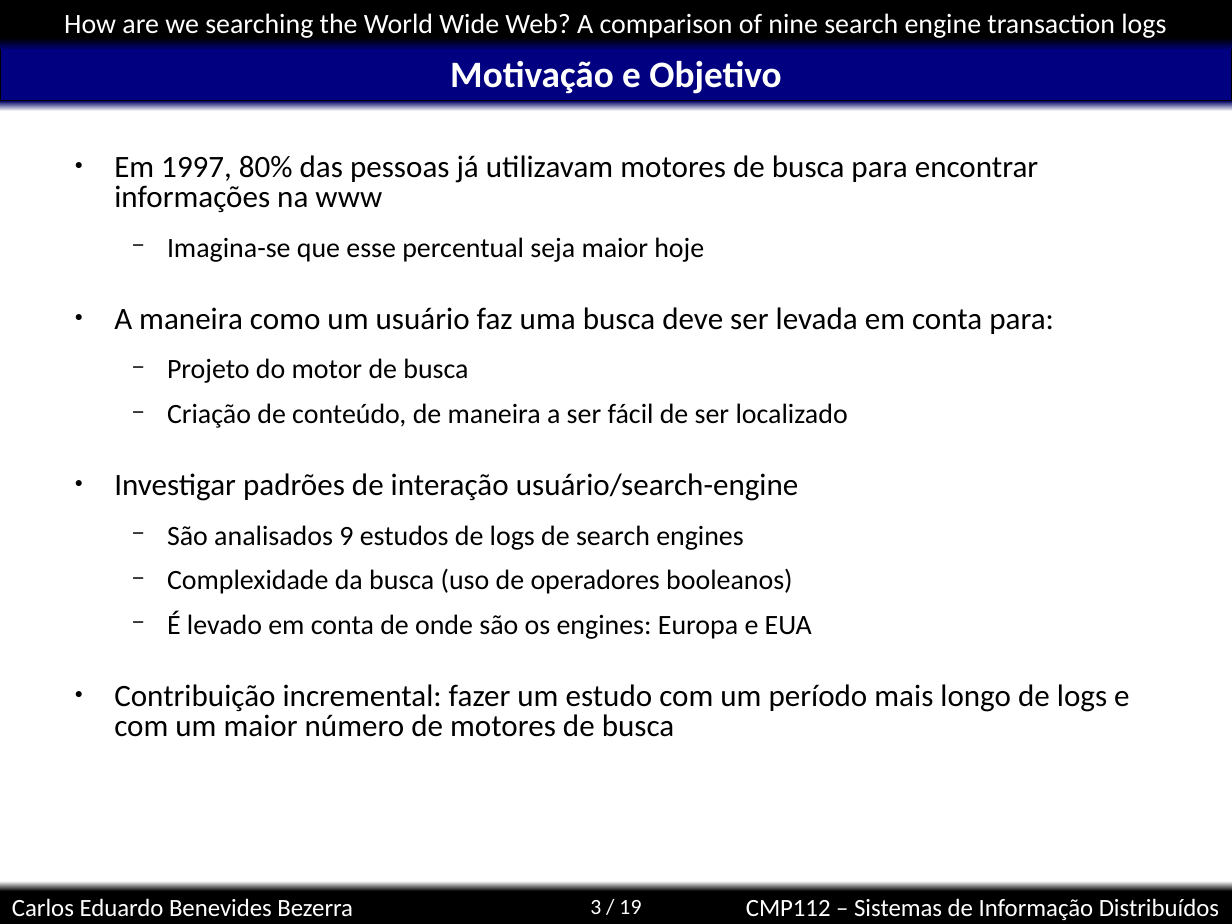
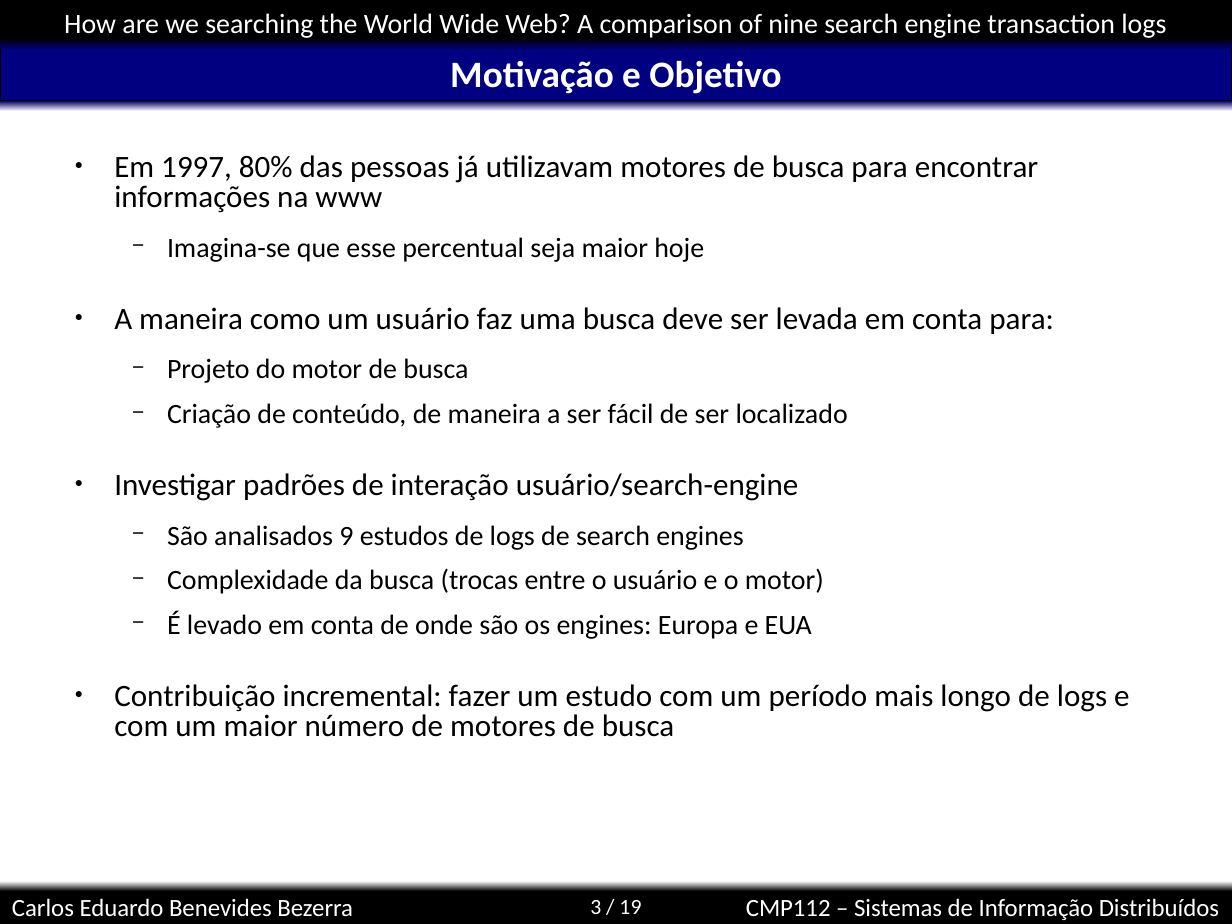
Before and after one commit to kdubezerra/kdubezerra, a slide deck: slide 3 of disciplinas/cmp112/artigohow.ppt. Drawn at 1232x924 pixels with LibreOffice and Linux fonts; fonts in the diff are those of the drawing; background and template pictures are left out. Boxes give left, top, right and bottom in pixels: in the first picture for what was removed or moved away, otherwise in the second. Text is boxed around its words. In the diff, an @@ line names an element or a change of style, - is before the commit and + after.

```diff
--- a/disciplinas/cmp112/artigohow.ppt
+++ b/disciplinas/cmp112/artigohow.ppt
@@ text at (x1=167, y1=568, x2=824, y2=594): text changed @@
-  − Complexidade da busca (uso de operadores booleanos)
+  − Complexidade da busca (trocas entre o usuário e o motor)
```
Also in this commit, not shown: 2 other slides changed.
